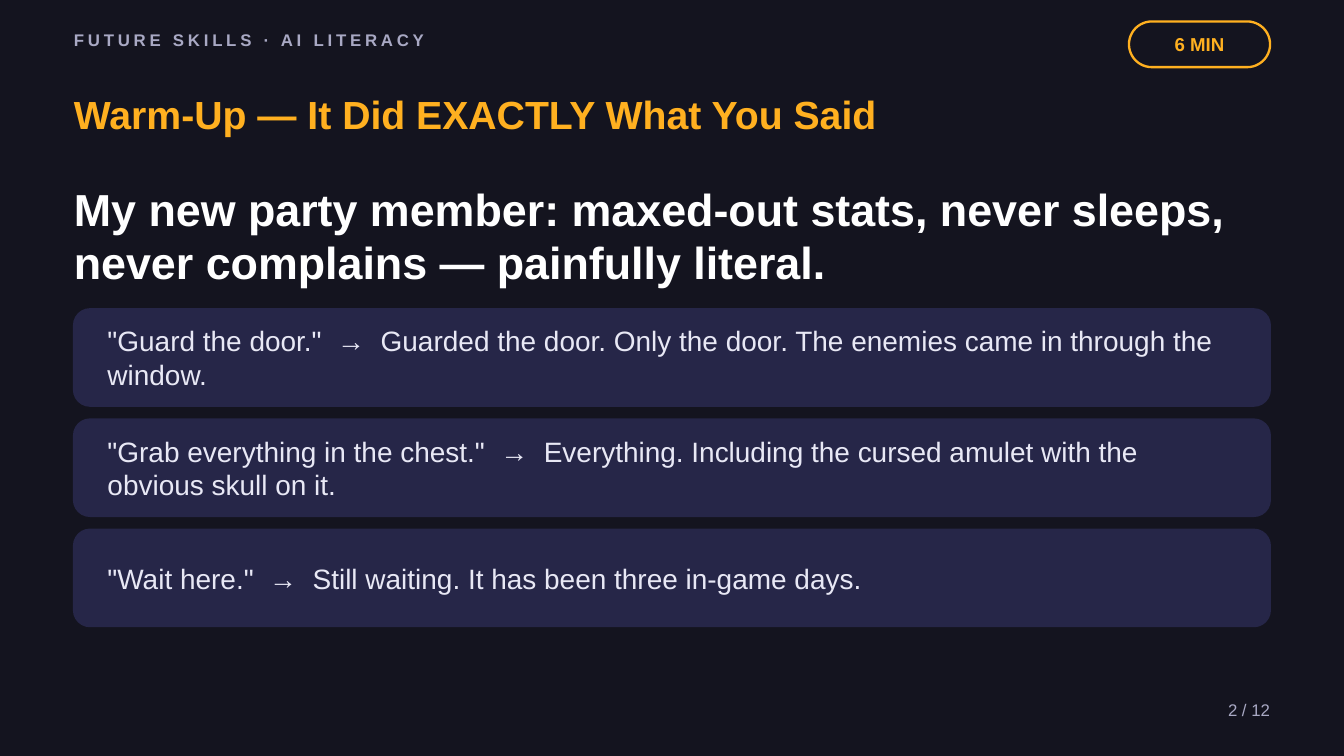
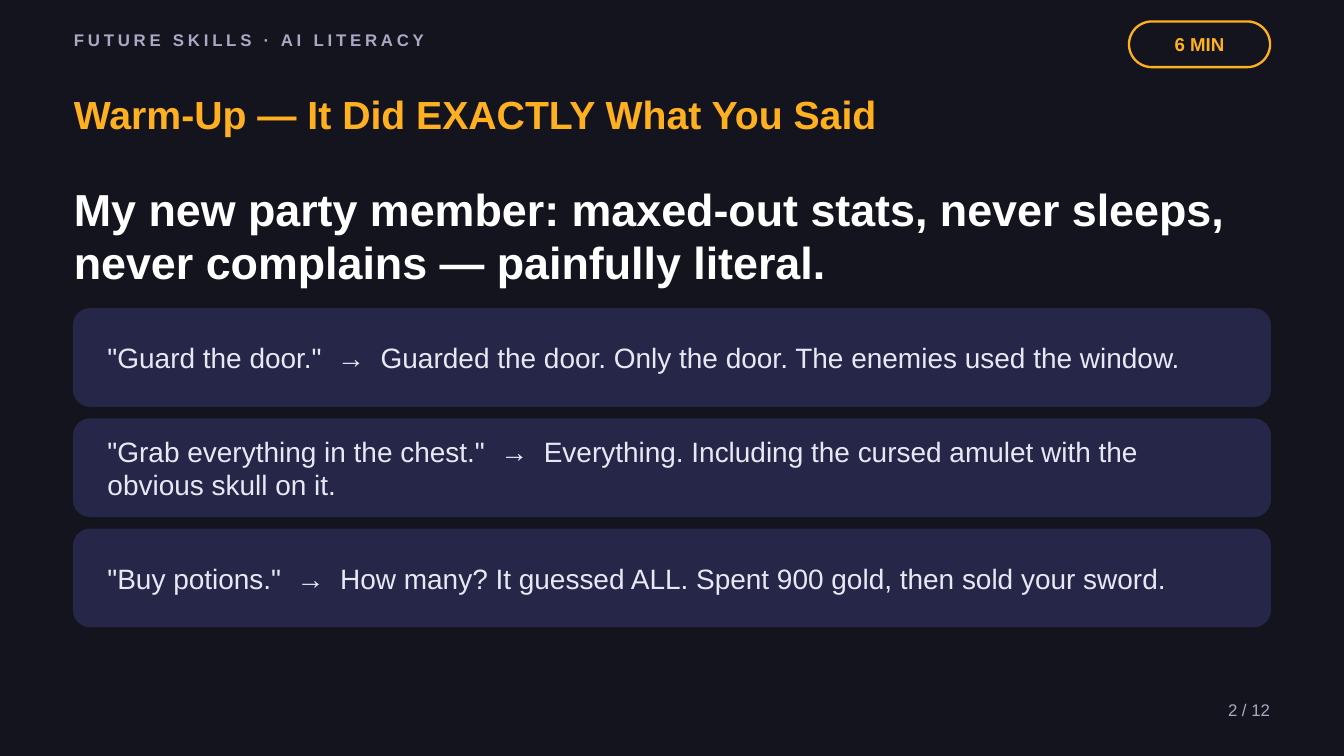
Before and after one commit to phiunit/tptphi, a slide deck: slide 2 of products/ai-agent-intern/dist/Lead Your AI Squad - Slides.pptx. Drawn at 1344x756 pixels with LibreOffice and Linux fonts; fonts in the diff are those of the drawing. Boxes give left, top, right and bottom in pixels: in the first picture for what was removed or moved away, otherwise in the second. Text is boxed around its words. In the diff, an @@ line names an element or a change of style, - is before the commit and + after.

```diff
--- a/products/ai-agent-intern/dist/Lead Your AI Squad - Slides.pptx
+++ b/products/ai-agent-intern/dist/Lead Your AI Squad - Slides.pptx
@@ text at (107,347,1180,373): text changed @@
-"Guard the door." → Guarded the door. Only the door. The enemies came in through the window.
+"Guard the door." → Guarded the door. Only the door. The enemies used the window.
@@ text at (107,568,1165,594): text changed @@
-"Wait here." → Still waiting. It has been three in-game days.
+"Buy potions." → How many? It guessed ALL. Spent 900 gold, then sold your sword.
```
Also in this commit, not shown: 9 other slides changed, 32 other files.
